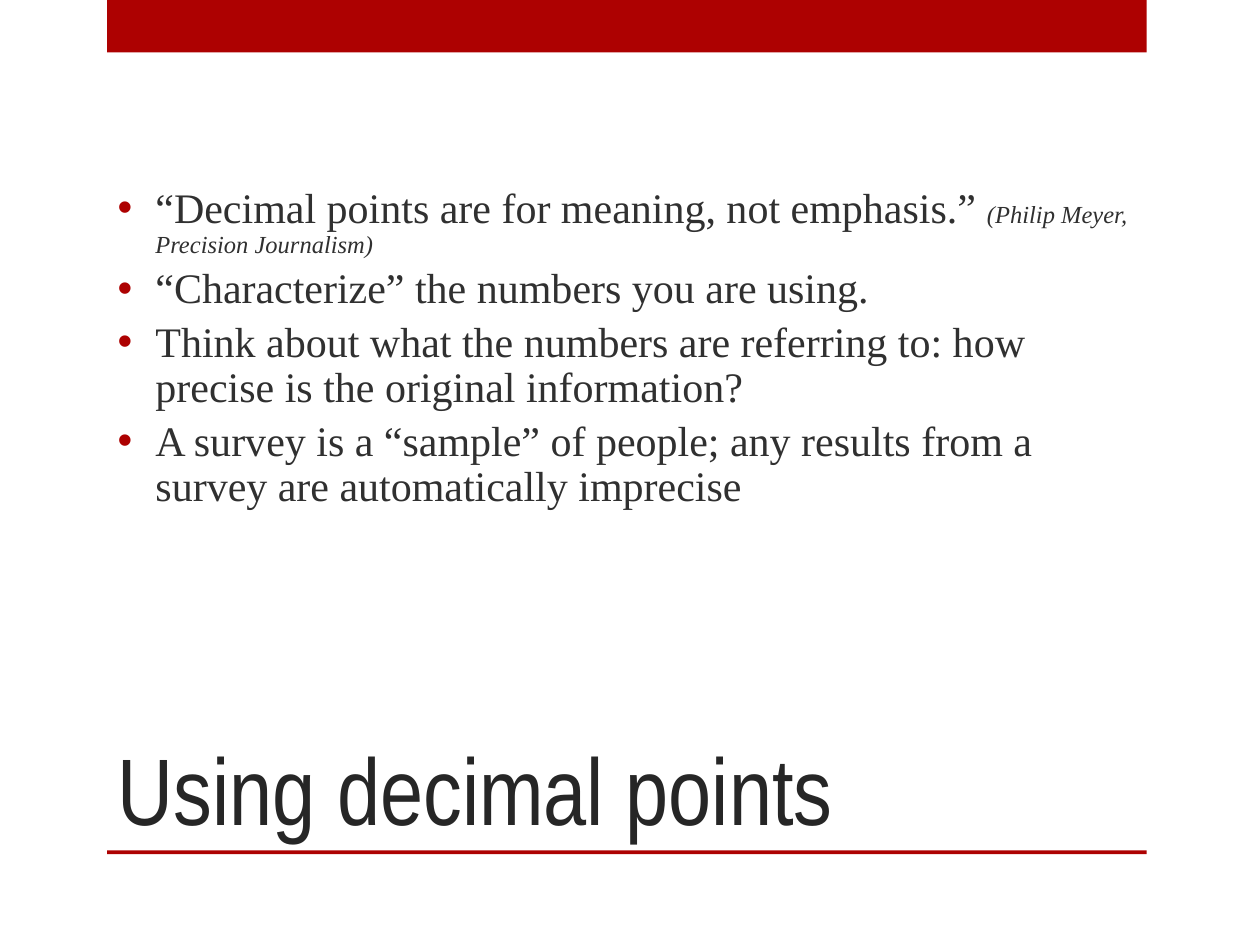
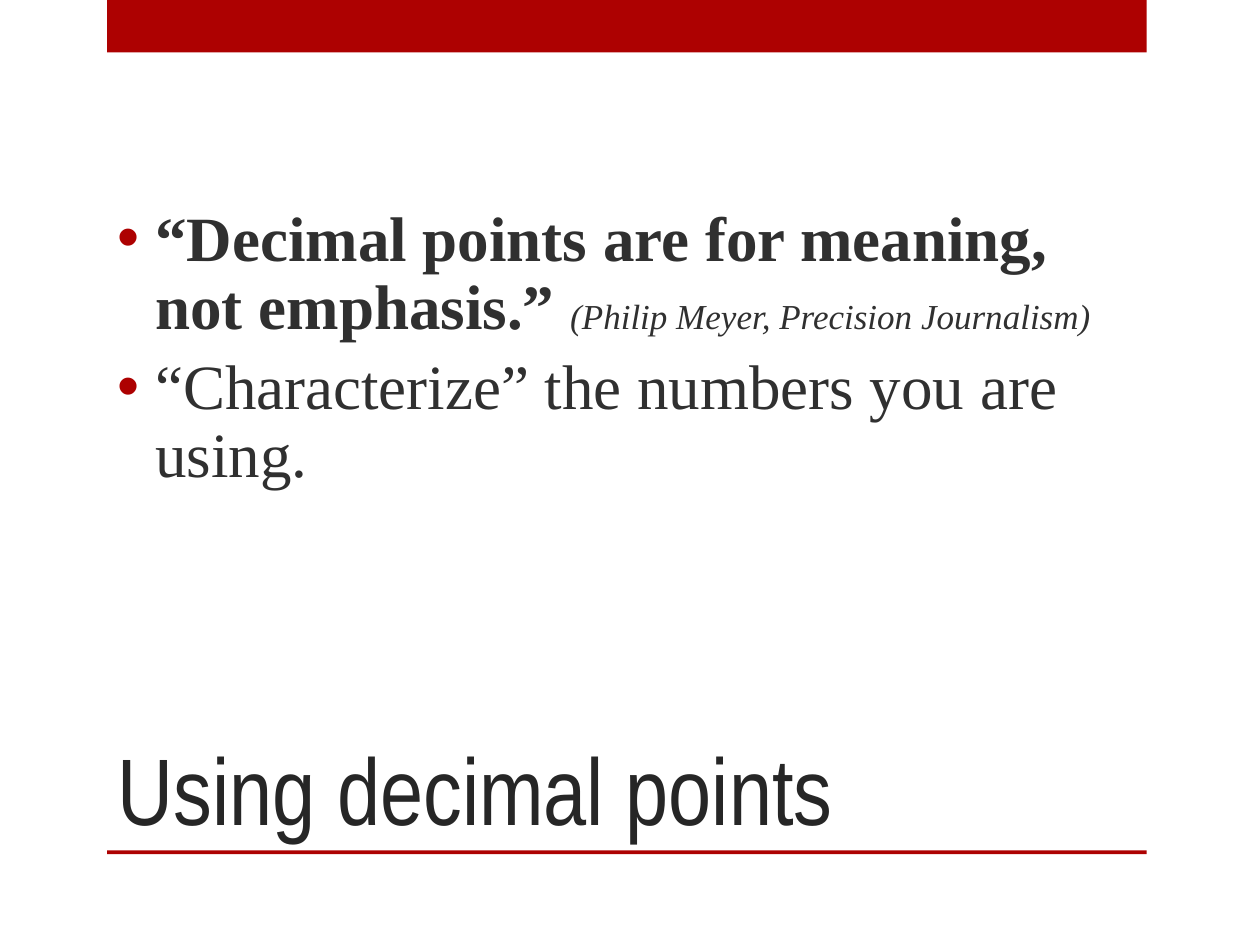
Before and after one commit to mjwebster/DataJ, a slide deck: slide 42 of Other/NumeracyStrib2015.pptx (slide 37 before the commit). Drawn at 1260x945 pixels with LibreOffice and Linux fonts; fonts in the diff are those of the drawing; background and template pictures are left out. Boxes give left, top, right and bottom in pixels: in the first picture for what was removed or moved away, otherwise in the second. Text is boxed around its words. In the diff, an @@ line names an element or a change of style, - is before the commit and + after.

```diff
--- a/Other/NumeracyStrib2015.pptx
+++ b/Other/NumeracyStrib2015.pptx
@@ text "“Decimal points are for meaning, ..." at <box>155,216,1090,490</box>: size 24 to 36 pt in "“Decimal points are for meaning, not emphasis.”", "“Characterize” the numbers you are using."; size 14 to 20 pt in "(Philip Meyer, Precision Journalism)"; bold on in "“Decimal points are for meaning, not emphasis.”"; more space between paragraphs @@
@@ text at <box>155,327,1032,510</box>: paragraphs removed @@
-• Think about what the numbers are referring to: how precise is the original information?
-• A survey is a “sample” of people; any results from a survey are automatically imprecise
```
Also in this commit, not shown: 37 other slides changed, 14 slides added, 8 slides removed, 6 other files.
